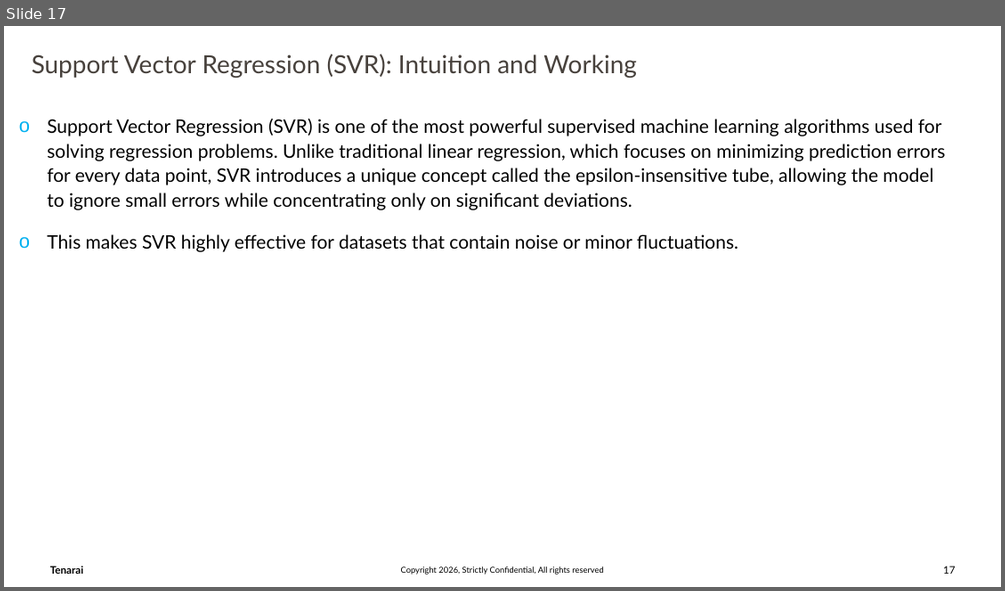
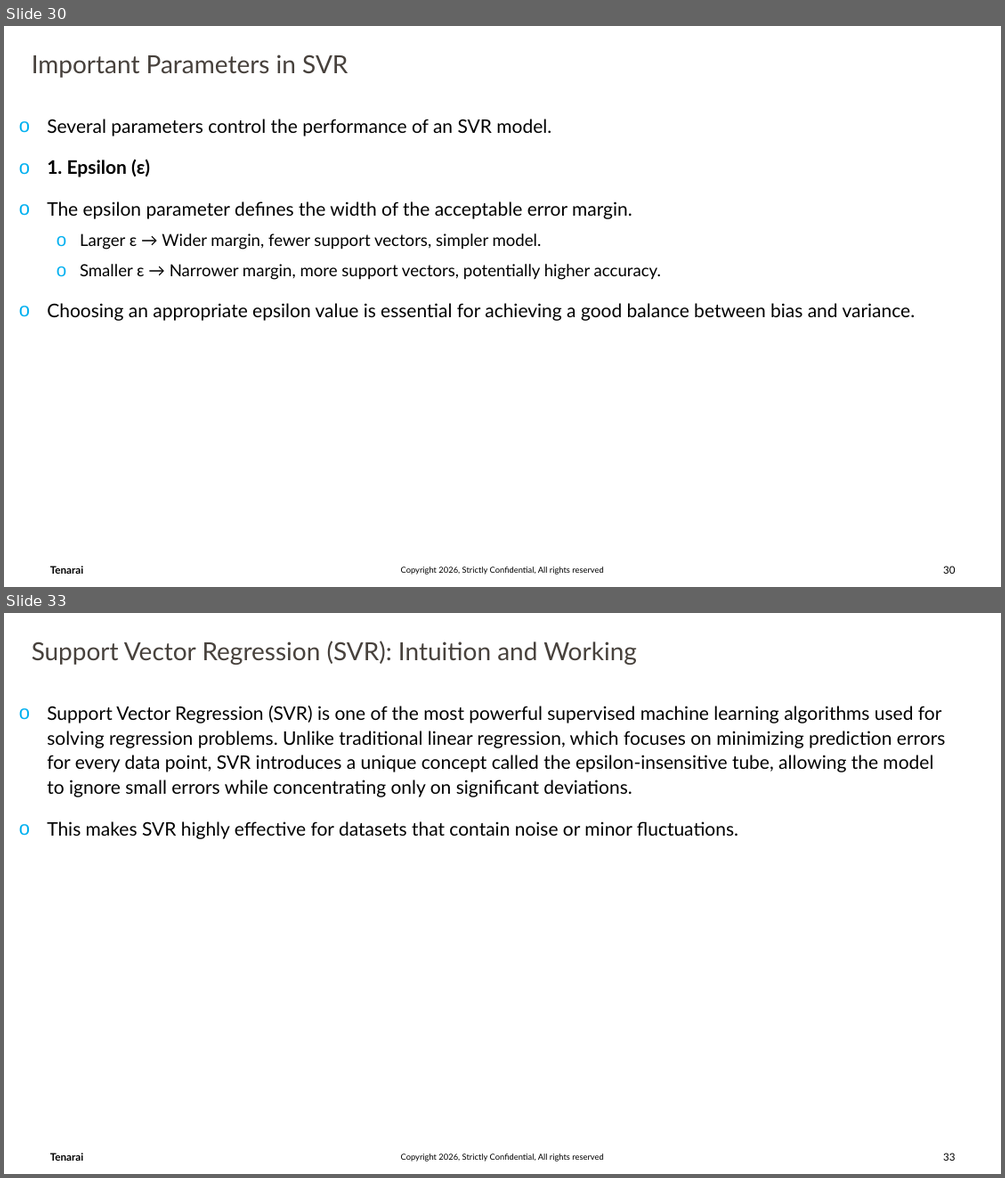
Before and after one commit to trivedi-ashutosh2013/Training_Content, a slide deck: Machine_Learning/AI_ML_Part03.pptx. Shown one above the other, each under a label of ours: slide 17 before the commit, slides 30 and 33 after it; the slides between them are not shown. The pictures are 1005x591 and 1005x1178 pixels, drawn with LibreOffice and Linux fonts; fonts in the diff are those of the drawing; background and template pictures are left out. Boxes give left, top, right and bottom in pixels: in the first picture for what was removed or moved away, otherwise in the second. Text is boxed around its words. In the diff, an @@ line names an element or a change of style, - is before the commit and + after.

```diff
--- a/Machine_Learning/AI_ML_Part03.pptx
+++ b/Machine_Learning/AI_ML_Part03.pptx
@@ slide 30 added at box(4, 26, 1001, 587), background #FFFFFF; not listed: 3 template elements that a slide beside it also shows @@
@@ text added at box(32, 54, 348, 78), 24 pt, text #47413C @@
+Important Parameters in SVR
@@ text added at box(47, 119, 915, 321), 18 pt, text #000000 @@
+o Several parameters control the performance of an SVR model.
+o 1. Epsilon (ε)
+o The epsilon parameter defines the width of the acceptable error margin.
+  o Larger ε → Wider margin, fewer support vectors, simpler model.
+  o Smaller ε → Narrower margin, more support vectors, potentially higher accuracy.
+o Choosing an appropriate epsilon value is essential for achieving a good balance between bias and variance.
@@ what was slide 17 is now slide 33 @@
@@ page number at box(943, 1152, 955, 1160): text changed @@
-17
+33
```
Also in this commit, not shown: 15 other slides added.
